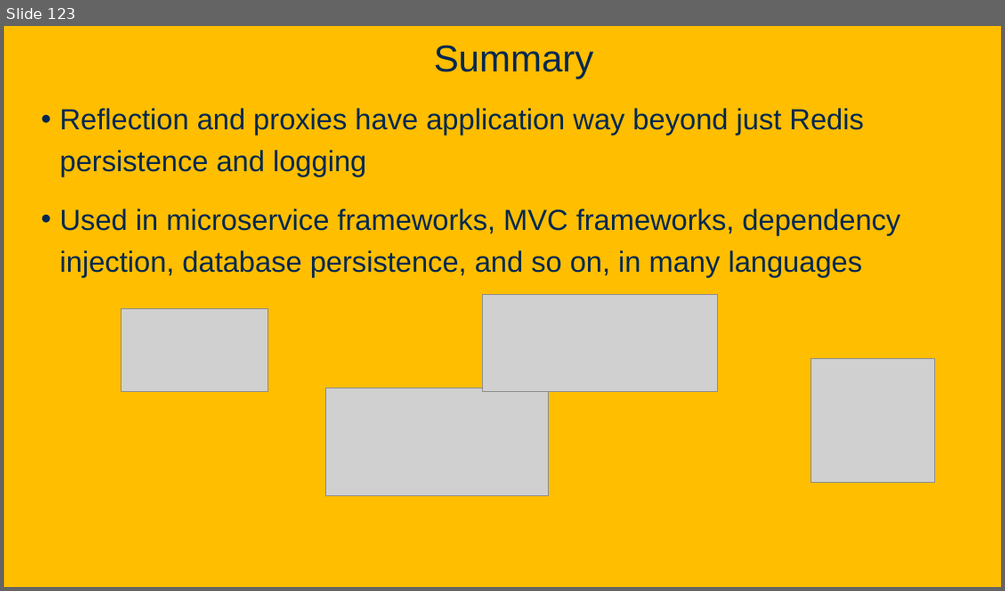
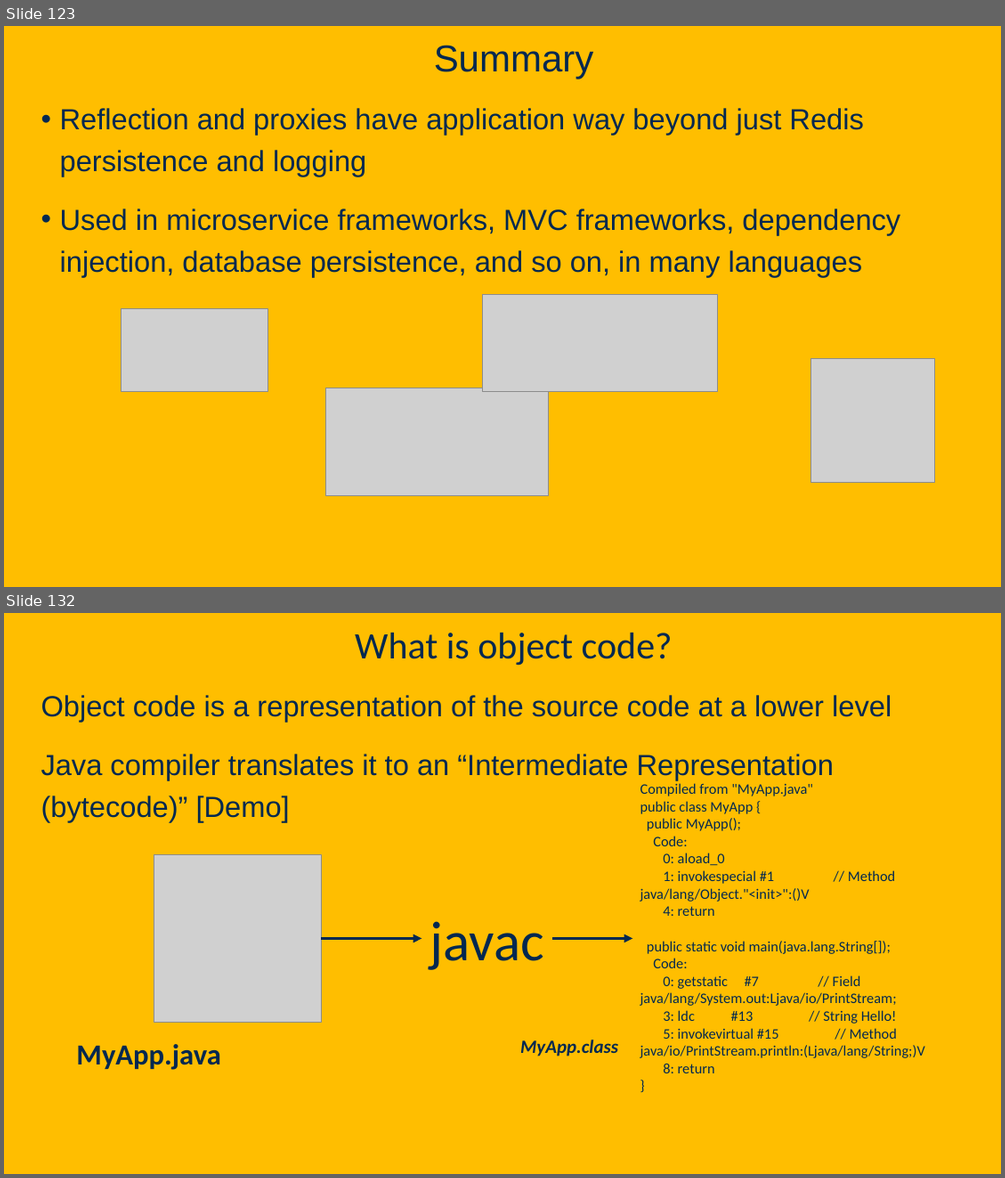
Before and after one commit to davsec-teaching/ecs160-f25, a slide deck: slides/5_annotations_and_reflection.pptx. Shown one above the other, each under a label of ours: slide 123 before the commit, slides 123 and 132 after it; the slides between them are not shown. The pictures are 1005x591 and 1005x1178 pixels, drawn with LibreOffice and Linux fonts; fonts in the diff are those of the drawing; grey boxes stand for pictures; background and template pictures are left out. Boxes give left, top, right and bottom in pixels: in the first picture for what was removed or moved away, otherwise in the second. Text is boxed around its words. In the diff, an @@ line names an element or a change of style, - is before the commit and + after.

```diff
--- a/slides/5_annotations_and_reflection.pptx
+++ b/slides/5_annotations_and_reflection.pptx
@@ slide 132 added at <box>4,613,1001,1174</box>, background picture (left out) @@
@@ title added at <box>355,633,672,666</box>, 36 pt, text #022850 @@
+What is object code?
@@ text added at <box>41,695,891,822</box>, 28 pt, text #022850 @@
+Object code is a representation of the source code at a lower level
+Java compiler translates it to an “Intermediate Representation (bytecode)” [Demo]
@@ text added at <box>640,783,925,1073</box>, 14 pt, text #022850 @@
+Compiled from "MyApp.java"
+public class MyApp {
+public MyApp();
+Code:
+0: aload_0
+1: invokespecial #1 // Method java/lang/Object."<init>":()V
+4: return
+public static void main(java.lang.String[]);
+Code:
+0: getstatic #7 // Field java/lang/System.out:Ljava/io/PrintStream;
+3: ldc #13 // String Hello!
+5: invokevirtual #15 // Method java/io/PrintStream.println:(Ljava/lang/String;)V
+8: return
+}
@@ picture added at <box>154,854,321,1022</box> @@
@@ text added at <box>429,921,543,970</box>, 54 pt, text #022850 @@
+javac
@@ arrow added from (321, 938) to (422, 938), #022850 2.75 pt @@
@@ arrow added from (553, 938) to (633, 938), #022850 2.75 pt @@
@@ text added at <box>520,1039,618,1056</box>, 18 pt, text #022850, bold, italic @@
+MyApp.class
@@ text added at <box>76,1044,221,1070</box>, 28 pt, text #022850, bold @@
+MyApp.java
```
Also in this commit, not shown: 4 other slides added, 2 other files.
